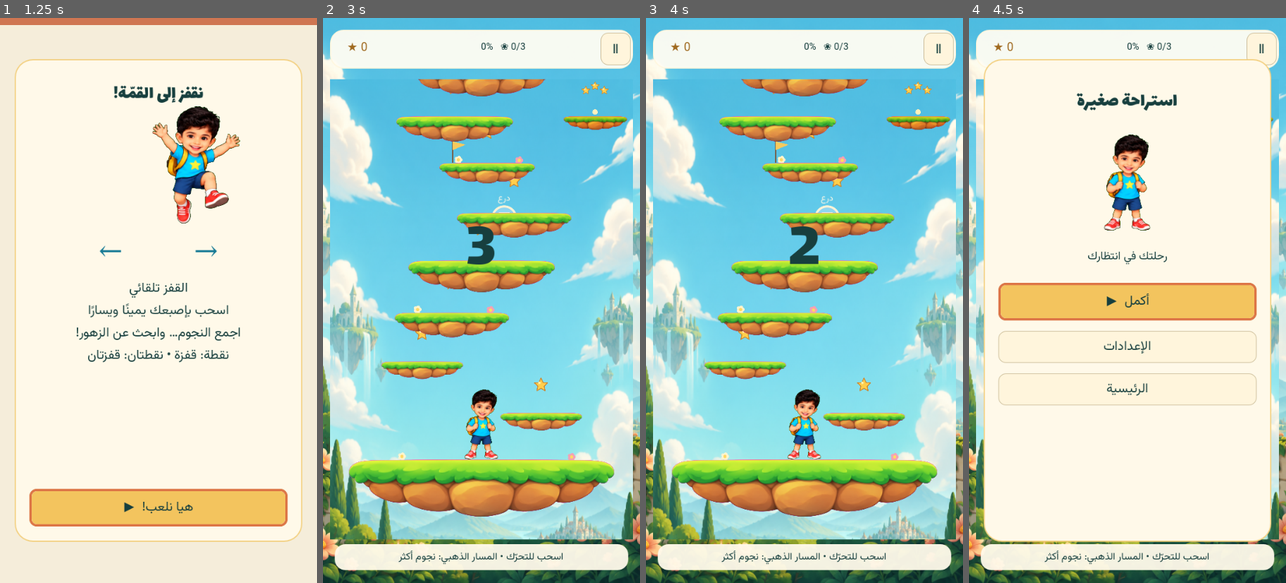
Above: before the commit, frames 1-4 (left to right).
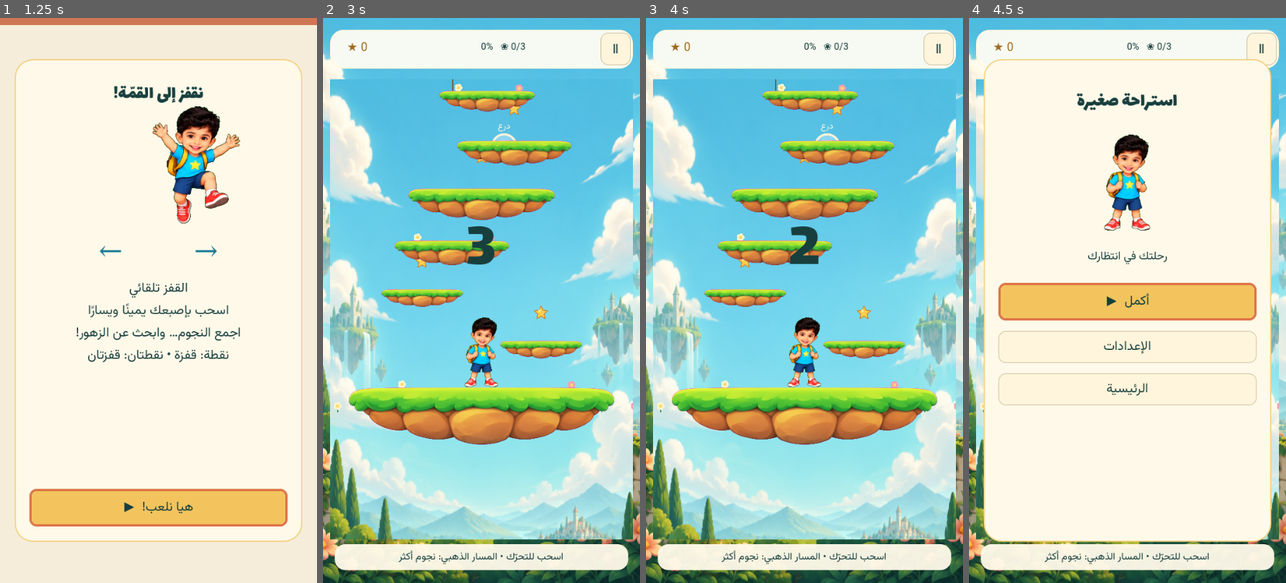
Above: after the commit, the same moments.

Repository: linkq8/adam-summit
Game: Godot game, scene res://main.tscn
Same seed, same stepped clock (60 frames per second), same inputs: the game is played once before the commit and once after it. Sound files missing from this copy of the repository are replaced by a short silence.
Inputs (mouse positions are in pixels of both pictures, inside the frame that each line leads up to):
- Up to frame 1 (1.25 s): click "ابدأ المغامرة" at 0.5 s
- Up to frame 2 (3 s): tap Enter at 1.25 s; move the mouse to (551, 272) at 1.27 s; hold Right (ui_right) 1.28-2 s; tap P at 1.35 s; click (551, 272) at 1.42 s; click "Ⅱ" at 2 s; click "أكمل ▶" at 2.75 s
- Up to frame 3 (4 s): tap Space at 3.5 s; drag from (741, 328) to (788, 413) at 3.52 s
- Up to frame 4 (4.5 s): tap Enter at 4.25 s; move the mouse to (1159, 176) at 4.27 s; hold Right (ui_right) from 4.28 s (still down); tap P at 4.35 s

Frame 1 is identical in both runs. In frame 2, 29% of the frame differs, in the area x 3-98%, y 10-89%; in frame 3, 29%; in frame 4, less than 0.1%.

Commit message:
Keep lower landing platforms visible during descent in 0.7.2

Diff:
--- a/scripts/stage.gd
+++ b/scripts/stage.gd
@@ -327,7 +327,13 @@
 			star(at + Vector2((i - 5.5) * 25, -200 + phase * 160), 5, Color("ffda86"))
 
 func camera_for(p: Dictionary) -> float:
-	return p.camera - maxf(0, view_height - 600) * 0.65
+	# The simulation camera only moves upward. Following it directly can clip
+	# a still-reachable landing during descent, before the rescue threshold.
+	# Reserve 280 world units below the feet: a full jump (~168 with a
+	# spring), platform artwork, and breathing room. This presentation-only
+	# lower bound follows descent continuously without changing fall rules.
+	var climb_camera: float = p.camera - maxf(0, view_height - 600) * 0.65
+	return maxf(climb_camera, p.p.y + 280.0 - view_height)
 
 func configure_terrain() -> void:
 	configured_model = game.model
--- a/scripts/updater.gd
+++ b/scripts/updater.gd
@@ -1,6 +1,6 @@
 extends Node
 signal changed
-const VERSION := "0.7.1"
+const VERSION := "0.7.2"
 const API := "https://api.github.com/repos/linkq8/adam-summit/releases?per_page=20"
 const RELEASES := "https://github.com/linkq8/adam-summit/releases"
 const APK := "user://updates/adam-update.apk"
--- /dev/null
+++ b/tests/test_camera.gd
@@ -0,0 +1,29 @@
+extends SceneTree
+const Stage = preload("res://scripts/stage.gd")
+var failures := 0
+func _initialize(): call_deferred("run")
+func check(ok: bool, message: String):
+	if not ok:
+		failures += 1
+		printerr(message)
+func run():
+	var stage = Stage.new()
+	# Phone and 1–4 player TV field aspect ratios, including short two-player panes.
+	for height in [540.0, 600.0, 737.0, 1100.0, 1800.0]:
+		stage.view_height = height
+		for feet in range(-1000, -350, 5):
+			var p := {"p": Vector2(280, feet), "camera": -1345.0}
+			var camera: float = stage.camera_for(p)
+			check(feet - camera >= 170, "Hero must remain below the top edge")
+			check(feet + 168 - camera <= height - 110, "Full spring-jump landing needs artwork margin")
+			var next := {"p": Vector2(280, feet + 1), "camera": -1345.0}
+			check(absf(stage.camera_for(next) - camera) <= 1.001, "No camera jump on descent")
+	# Reproduction: a reachable floor below a falling player was clipped in a TV pane.
+	stage.view_height = 546
+	var falling := {"p": Vector2(280, -700), "camera": -1250.0}
+	var floor_y := -620.0
+	check(floor_y - falling.camera > stage.view_height, "Fixture reproduces previous clipping")
+	check(floor_y - stage.camera_for(falling) < stage.view_height - 100, "Landing now fully visible")
+	stage.free()
+	print("CAMERA_TESTS: ", "PASS" if failures == 0 else "FAIL")
+	quit(1 if failures else 0)
--- a/tests/test_four_updates.gd
+++ b/tests/test_four_updates.gd
@@ -6,7 +6,7 @@
 	if not ok: failures += 1; printerr("FAIL: " + message)
 func _initialize() -> void: call_deferred("run")
 func run() -> void:
-	check(Update.newer("v0.7.2") and Update.newer("v1.0.0"), "Version comparison")
+	check(Update.newer("v0.7.3") and Update.newer("v1.0.0"), "Version comparison")
 	check(not Update.newer("v" + Update.VERSION) and not Update.newer("v0.6.9") and not Update.newer("oops"), "No downgrade or malformed version")
 	check(not Update.valid_asset({"name": "adam-summit-android.apk", "browser_download_url": "https://example.com/evil.apk"}), "Reject foreign URL and missing digest")
 	var game = load("res://main.tscn").instantiate()
Binary file added: docs/camera-072-tv.png
Not shown, changed: export_presets.cfg
Not shown, changed: README.md
Not shown, added: docs/CAMERA-072.md
